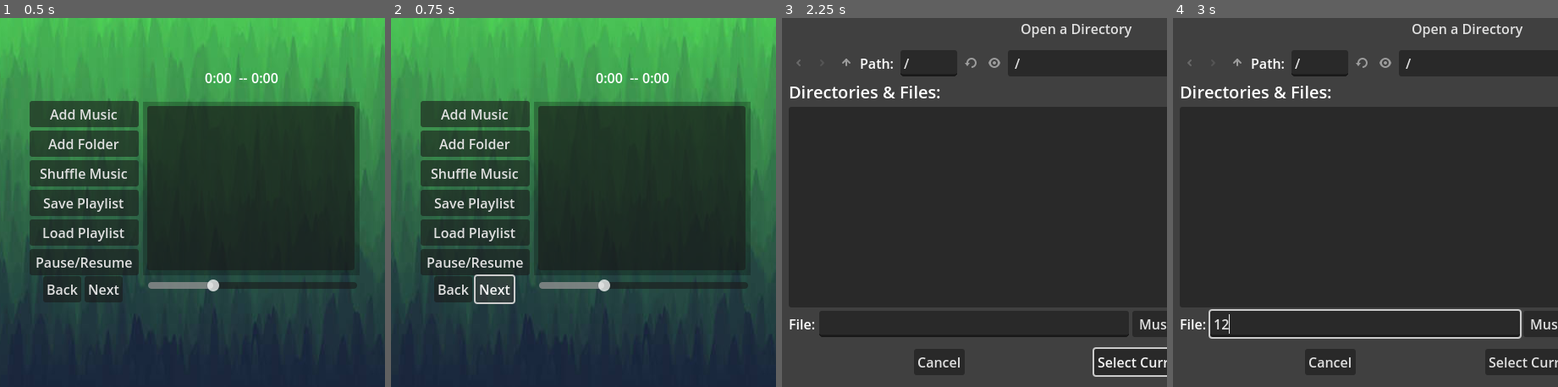
Above: before the commit, frames 1-4 (left to right).
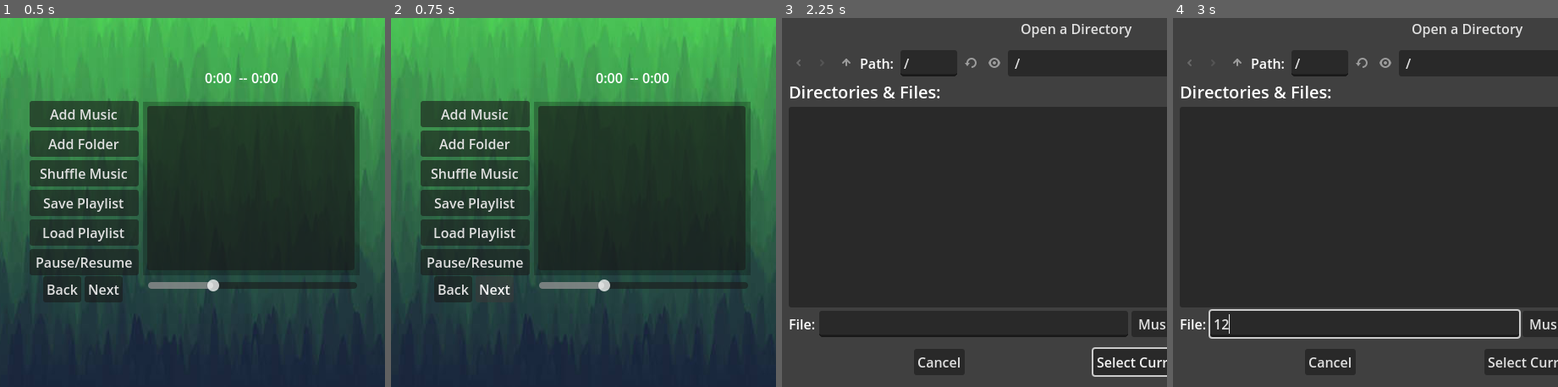
Above: after the commit, the same moments.

Repository: KindaWrks/Music-Player
Game: Godot game, scene res://MusicNode.tscn
The game is run twice, just before and just after one commit, with the same random seed, the same clock (stepped at 60 frames per second) and the same inputs.
Inputs (mouse positions are in pixels of both pictures, inside the frame that each line leads up to):
- Up to frame 1 (0.5 s): no input
- Up to frame 2 (0.75 s): click "Next" at 0.5 s
- Up to frame 3 (2.25 s): click "Next" at 1.25 s; click "Add Folder" at 2 s
- Up to frame 4 (3 s): click (1365, 324) at 2.77 s; type "12" at 2.85 s

Frame 1 is identical in both runs. In frame 2, 0.2% of the frame differs, in the area x 21-33%, y 69-78%; in frame 3, 0.4%, in the area x 80-100%, y 81-98%; in frame 4, 0.4%.
Error in both runs: Invalid access of index '0' on a base object of type: 'Array'. (res://MusicNode.gd:95)

Commit message:
changed what focused button look like

Diff:
--- a/MusicNode.tscn
+++ b/MusicNode.tscn
@@ -6,6 +6,22 @@
 [sub_resource type="StyleBoxEmpty" id="StyleBoxEmpty_ebdc6"]
 
 [sub_resource type="StyleBoxEmpty" id="StyleBoxEmpty_aseyp"]
+
+[sub_resource type="StyleBoxEmpty" id="StyleBoxEmpty_gorfu"]
+
+[sub_resource type="StyleBoxEmpty" id="StyleBoxEmpty_1slou"]
+
+[sub_resource type="StyleBoxEmpty" id="StyleBoxEmpty_5bnrn"]
+
+[sub_resource type="StyleBoxEmpty" id="StyleBoxEmpty_t0ape"]
+
+[sub_resource type="StyleBoxEmpty" id="StyleBoxEmpty_xfgb3"]
+
+[sub_resource type="StyleBoxEmpty" id="StyleBoxEmpty_0cb2f"]
+
+[sub_resource type="StyleBoxEmpty" id="StyleBoxEmpty_dtews"]
+
+[sub_resource type="StyleBoxEmpty" id="StyleBoxEmpty_ixrs0"]
 
 [node name="MusicNode" type="Node2D"]
 position = Vector2(-119, 0)
@@ -88,26 +104,32 @@
 
 [node name="ButtonShow" type="Button" parent="VBoxContainer"]
 layout_mode = 2
+theme_override_styles/focus = SubResource("StyleBoxEmpty_gorfu")
 text = "Add Music"
 
 [node name="ButtonFolder" type="Button" parent="VBoxContainer"]
 layout_mode = 2
+theme_override_styles/focus = SubResource("StyleBoxEmpty_1slou")
 text = "Add Folder"
 
 [node name="ButtonShuffle" type="Button" parent="VBoxContainer"]
 layout_mode = 2
+theme_override_styles/focus = SubResource("StyleBoxEmpty_5bnrn")
 text = "Shuffle Music"
 
 [node name="ButtonSavePlaylist" type="Button" parent="VBoxContainer"]
 layout_mode = 2
+theme_override_styles/focus = SubResource("StyleBoxEmpty_t0ape")
 text = "Save Playlist"
 
 [node name="ButtonLoadPlaylist" type="Button" parent="VBoxContainer"]
 layout_mode = 2
+theme_override_styles/focus = SubResource("StyleBoxEmpty_xfgb3")
 text = "Load Playlist"
 
 [node name="ButtonPause" type="Button" parent="VBoxContainer"]
 layout_mode = 2
+theme_override_styles/focus = SubResource("StyleBoxEmpty_0cb2f")
 text = "Pause/Resume"
 
 [node name="HBoxContainer2" type="HBoxContainer" parent="."]
@@ -118,10 +140,12 @@
 
 [node name="ButtonPrevious" type="Button" parent="HBoxContainer2"]
 layout_mode = 2
+theme_override_styles/focus = SubResource("StyleBoxEmpty_dtews")
 text = "Back"
 
 [node name="ButtonNext" type="Button" parent="HBoxContainer2"]
 layout_mode = 2
+theme_override_styles/focus = SubResource("StyleBoxEmpty_ixrs0")
 text = "Next"
 
 [connection signal="files_selected" from="FD_OPENfiles" to="." method="_on_fd_open_files_selected"]
Not shown: 1 places in MusicNode.tscn that only renumber resources
